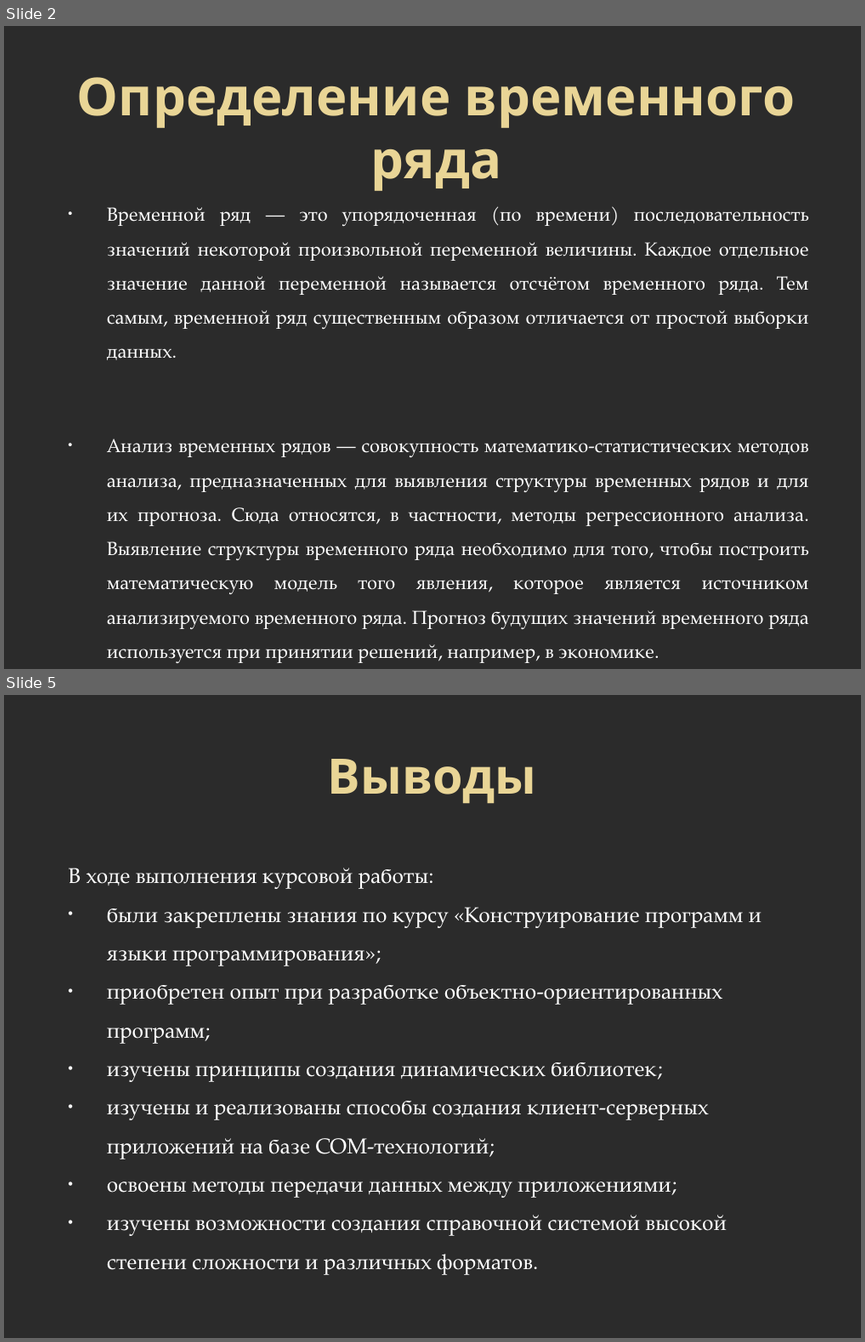
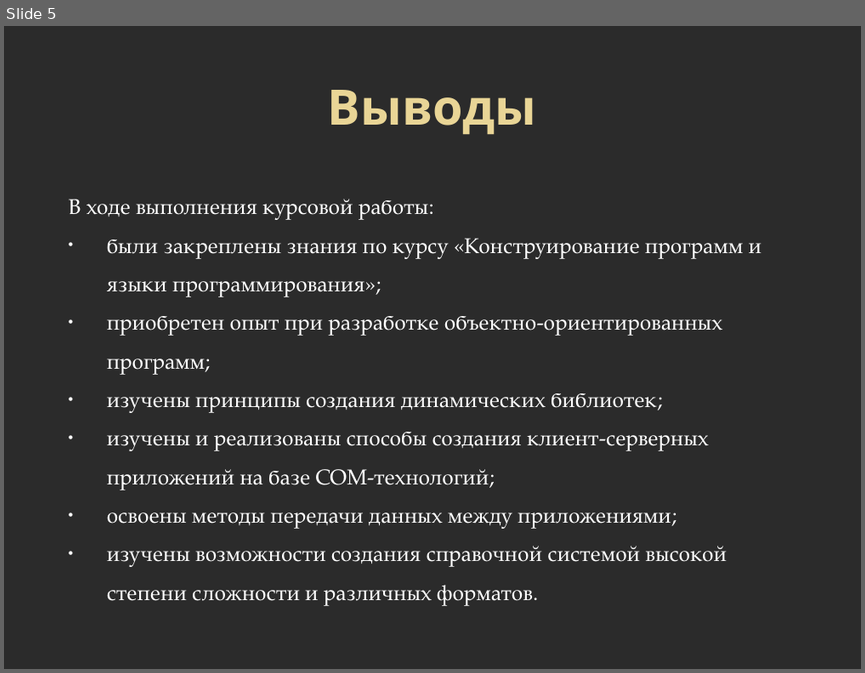
Before and after one commit to Alexis-Dia/Delphi7TrainingCourse, a slide deck: Lesson3/VremProc.pptx. Shown one above the other, each under a label of ours: slides 2 and 5 before the commit, slide 5 after it; the slides between them are not shown. The pictures are 865x1342 and 865x673 pixels, drawn with LibreOffice and Linux fonts; fonts in the diff are those of the drawing; background and template pictures are left out; a plain dark background stands for a picture behind light text. Boxes give left, top, right and bottom in pixels: in the first picture for what was removed or moved away, otherwise in the second. Text is boxed around its words. In the diff, an @@ line names an element or a change of style, - is before the commit and + after.

```diff
--- a/Lesson3/VremProc.pptx
+++ b/Lesson3/VremProc.pptx
@@ slide 2 removed at <box>4,26,861,669</box>, background picture (left out) @@
@@ text removed at <box>77,77,794,191</box> @@
-Определение временного ряда
@@ text removed at <box>107,207,809,628</box> @@
-• Временной ряд — это упорядоченная (по времени) последовательность значений некоторой произвольной переменной величины. Каждое отдельное значение данной переменной называется отсчётом временного ряда. Тем самым, временной ряд существенным образом отличается от простой выборки данных.
-• Анализ временных рядов — совокупность математико-статистических методов анализа, предназначенных для выявления структуры временных рядов и для их прогноза. Сюда относятся, в частности, методы регрессионного анализа. Выявление структуры временного ряда необходимо для того, чтобы построить математическую модель того явления, которое является источником анализируемого временного ряда. Прогноз будущих значений временного ряда используется при принятии решений, например, в экономике.
```
Also in this commit, not shown: 2 slides changed, 2 slides added, 1 other slide removed, 10 other files.
